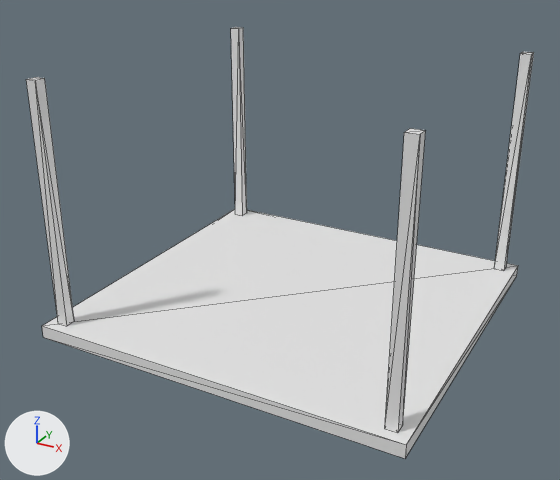
Two versions of the glTF model assets/source/buildings/directorate/sources/operational/barracks_structural_frame.gltf, one commit apart.
One viewpoint serves both versions: a camera (50 mm lens) standing at (0.768, -1.492, 0.404) and looking at (-0.016, -0.067, -0.308). The lights are fixed; the arrows at lower left show +X, +Y and +Z. The picture after the commit comes second. Mesh edges are drawn as thin lines. Vertices at exactly the same position are counted once.

The scene before the commit, as lines of its bpy script (objects in view):
```python
me_barracks_structural_frame = bpy.data.meshes.new('barracks_structural_frame')
me_barracks_structural_frame.from_pydata(...)  # a box spanning x -0.43..0.43, y -0.42..0.41, z -0.5..-0.47; a box spanning x -0.405..-0.38, y 0.36..0.385, z -0.47..0.08; a box spanning x 0.38..0.405, y 0.36..0.385, z -0.47..0.08; a box spanning x -0.405..-0.38, y -0.395..-0.37, z -0.47..0.08; a box spanning x 0.38..0.405, y -0.395..-0.37, z -0.47..0.08
ob_barracks_structural_frame = bpy.data.objects.new('barracks_structural_frame', me_barracks_structural_frame)
ob_barracks_structural_frame.location = (0.0, 0.0, 0.0)
```
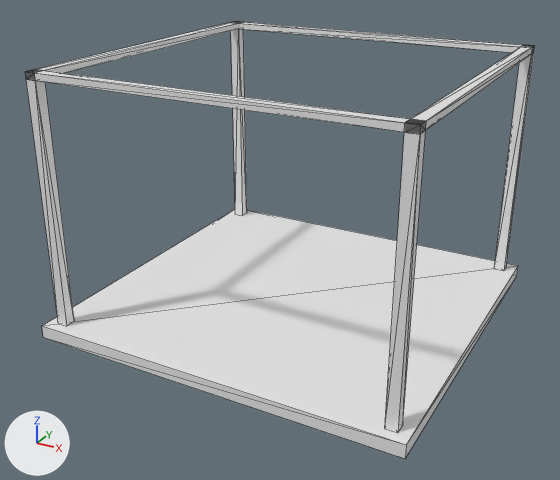
Edits to the scene script, one JSON object a line:
```json
{"block": "me_barracks_structural_frame", "where": "# used by ob_barracks_structural_frame; location = (0.0, 0.0, 0.0)"}
{"op": "remove", "block": "me_barracks_structural_frame", "code": "me_barracks_structural_frame.from_pydata(...)  # 40 vertices, 60 faces; spans x -0.43..0.43, y -0.42..0.41, z -0.5..0.08"}
{"op": "add", "block": "me_barracks_structural_frame", "code": "me_barracks_structural_frame.from_pydata(...)  # 52 vertices, 108 faces; spans x -0.43..0.43, y -0.42..0.41, z -0.5..0.095"}
{"block": "me_barracks_structural_frame", "change": "me_barracks_structural_frame part 1"}
{"block": "me_barracks_structural_frame", "change": "12 new vertices lie (0.0, 0.0, 0.015) away from vertices in x -0.405..0.405, y -0.395..0.385, z 0.08"}
{"block": "me_barracks_structural_frame", "change": "48 new faces join them"}
```

Boxes [x1, y1, x2, y2] around the edits, measured in the pictures (560 x 480 px):
```json
{"object": "barracks_structural_frame", "change": "reshaped", "before": [26, 27, 534, 458], "after": [25, 21, 535, 458]}
{"part": 1, "of": "me_barracks_structural_frame", "change": "added", "after": [25, 21, 535, 134]}
```
